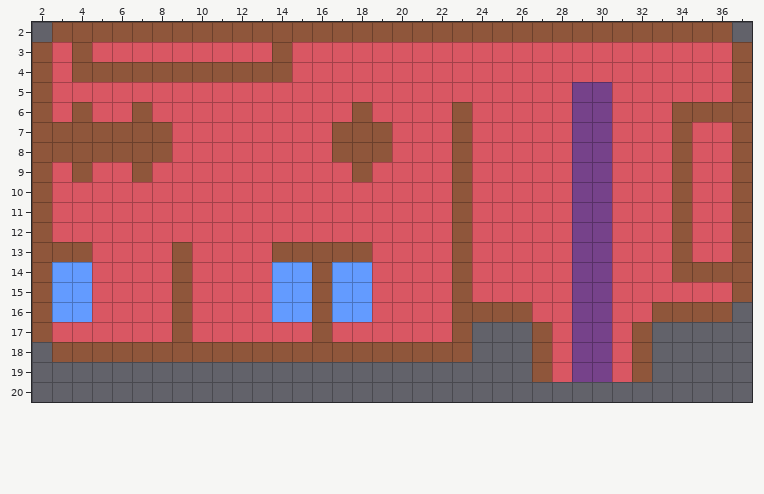
Level history. Tiled map: citm_desvj_project_template-L07/Output/Assets/Maps/inn.tmx. Above, as it was before the edit.
Cells are 32x32 px. Shown: x 2..37, y 2..20.
Now the later version:
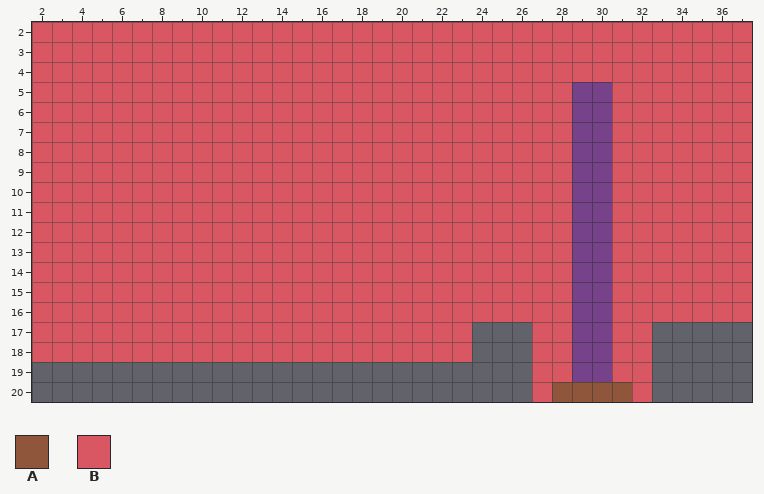
Key: from "Temp_tiles": A 1, B 3.
_ is an empty cell.
Tiles of an added or newly shown layer are drawn over the layers below it.
The edit:
Layer "Collisions" (now shown):
y 2: x 2..37 ____________________________________ -> BBBBBBBBBBBBBBBBBBBBBBBBBBBBBBBBBBBB
y 3: x 2 _ -> B; x 4 _ -> B; x 14 _ -> B; x 37 _ -> B
y 4: x 2 _ -> B; x 4..14 ___________ -> BBBBBBBBBBB; x 37 _ -> B
y 5: x 2 _ -> B; x 37 _ -> B
y 6: x 2 _ -> B; x 4 _ -> B; x 7 _ -> B; x 18 _ -> B; x 23 _ -> B; x 34..37 ____ -> BBBB
y 7..8: x 2..8 _______ -> BBBBBBB; x 17..19 ___ -> BBB; x 23 _ -> B; x 34 _ -> B; x 37 _ -> B
y 9: x 2 _ -> B; x 4 _ -> B; x 7 _ -> B; x 18 _ -> B; x 23 _ -> B; x 34 _ -> B; x 37 _ -> B
y 10..12: x 2 _ -> B; x 23 _ -> B; x 34 _ -> B; x 37 _ -> B
y 13: x 2..4 ___ -> BBB; x 9 _ -> B; x 14..18 _____ -> BBBBB; x 23 _ -> B; x 34 _ -> B; x 37 _ -> B
y 14: x 2..4 ___ -> BBB; x 9 _ -> B; x 14..18 _____ -> BBBBB; x 23 _ -> B; x 34..37 ____ -> BBBB
y 15: x 2..4 ___ -> BBB; x 9 _ -> B; x 14..18 _____ -> BBBBB; x 23 _ -> B; x 37 _ -> B
y 16: x 2..4 ___ -> BBB; x 9 _ -> B; x 14..18 _____ -> BBBBB; x 23..26 ____ -> BBBB; x 33..37 _____ -> BBBBB
y 17: x 2 _ -> B; x 9 _ -> B; x 16 _ -> B; x 23 _ -> B; x 27 _ -> B; x 32 _ -> B
y 18: x 2..23 ______________________ -> BBBBBBBBBBBBBBBBBBBBBB; x 27 _ -> B; x 32 _ -> B
y 19..20: x 27 _ -> B; x 32 _ -> B
Layer "Teleport" (now shown):
y 20: x 28..31 ____ -> AAAA
Pixel boxes of the changes (left, top, right, bottom) in both pictures:
added: (32, 22, 752, 402)
